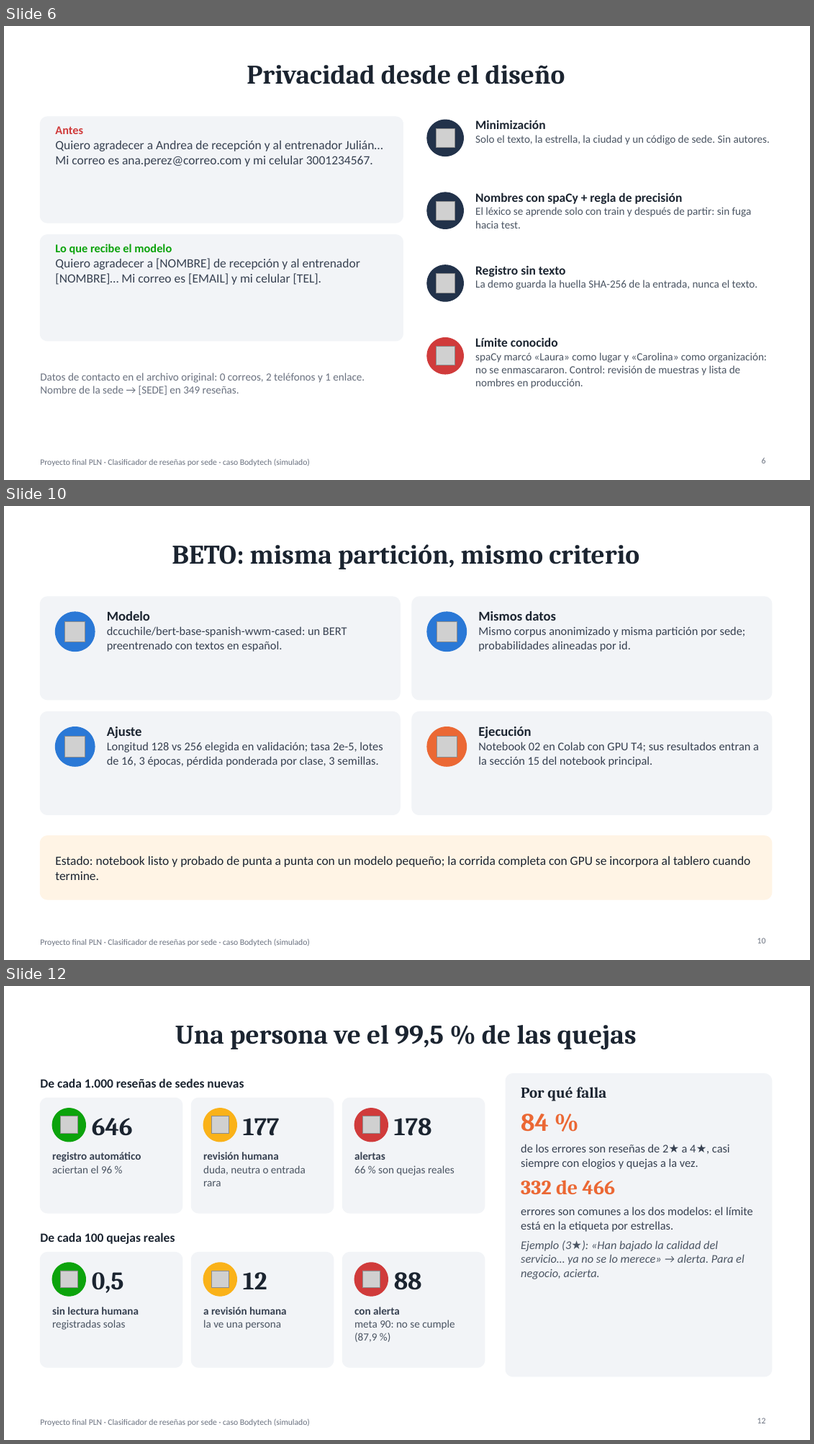
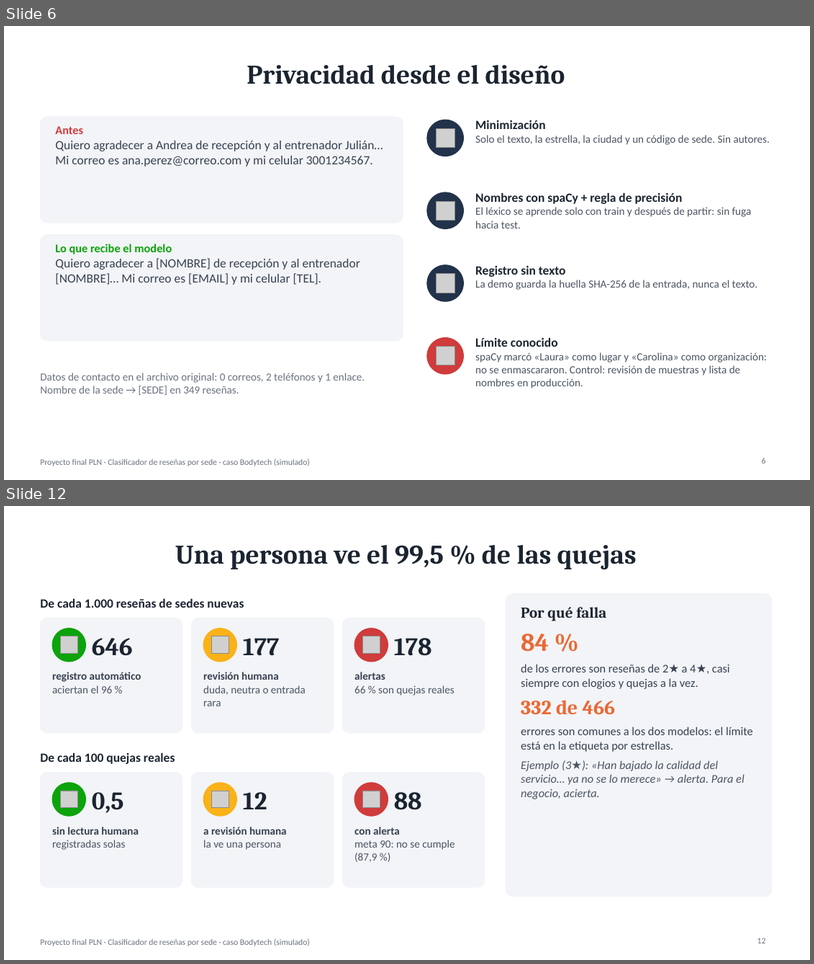
Before and after one commit to DavidVallejoV/proyecto-final-pln, a slide deck: docs/Presentacion_Proyecto_Final_PLN.pptx. Shown one above the other, each under a label of ours: slides 6, 10 and 12 before the commit, slides 6 and 12 after it; the slides between them are not shown. The pictures are 814x1444 and 814x964 pixels, drawn with LibreOffice and Linux fonts; fonts in the diff are those of the drawing; grey boxes stand for pictures. Boxes give left, top, right and bottom in pixels: in the first picture for what was removed or moved away, otherwise in the second. Text is boxed around its words. In the diff, an @@ line names an element or a change of style, - is before the commit and + after.

```diff
--- a/docs/Presentacion_Proyecto_Final_PLN.pptx
+++ b/docs/Presentacion_Proyecto_Final_PLN.pptx
@@ slide 10 removed at (4,506,810,960), background #FFFFFF; not listed: 1 template element that a slide beside it also shows @@
@@ title removed at (172,544,640,569) @@
-BETO: misma partición, mismo criterio
@@ rounded rectangle removed at (40,597,400,700) @@
@@ ellipse removed at (55,612,95,651) @@
@@ text removed at (107,611,347,651) @@
-Modelo
-dccuchile/bert-base-spanish-wwm-cased: un BERT preentrenado con textos en español.
@@ rounded rectangle removed at (412,597,772,700) @@
@@ ellipse removed at (427,612,467,651) @@
@@ text removed at (478,611,746,651) @@
-Mismos datos
-Mismo corpus anonimizado y misma partición por sede; probabilidades alineadas por id.
@@ picture removed at (65,621,85,642) @@
@@ picture removed at (437,621,458,642) @@
@@ rounded rectangle removed at (40,712,400,815) @@
@@ rounded rectangle removed at (412,712,772,815) @@
@@ ellipse removed at (55,727,95,766) @@
@@ picture removed at (65,736,85,757) @@
@@ text removed at (107,726,383,767) @@
-Ajuste
-Longitud 128 vs 256 elegida en validación; tasa 2e-5, lotes de 16, 3 épocas, pérdida ponderada por clase, 3 semillas.
@@ ellipse removed at (427,727,467,766) @@
@@ picture removed at (437,736,458,757) @@
@@ text removed at (478,726,759,767) @@
-Ejecución
-Notebook 02 en Colab con GPU T4; sus resultados entran a la sección 15 del notebook principal.
@@ rounded rectangle removed at (40,836,772,899) @@
@@ text removed at (55,856,751,880) @@
-Estado: notebook listo y probado de punta a punta con un modelo pequeño; la corrida completa con GPU se incorpora al tablero cuando termine.
@@ page number removed at (758,937,766,943) @@
-10
```
Also in this commit, not shown: 5 slides changed, 1 slide added, 12 other files.
